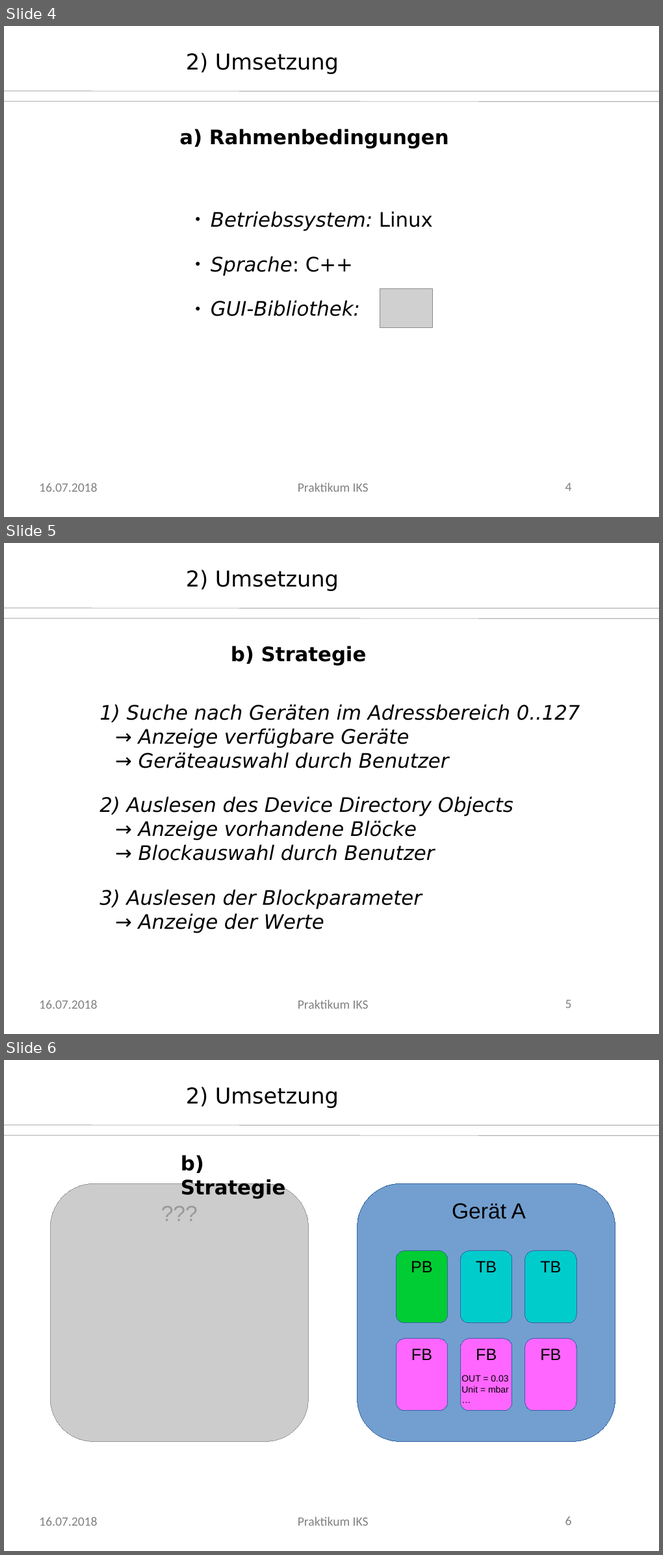
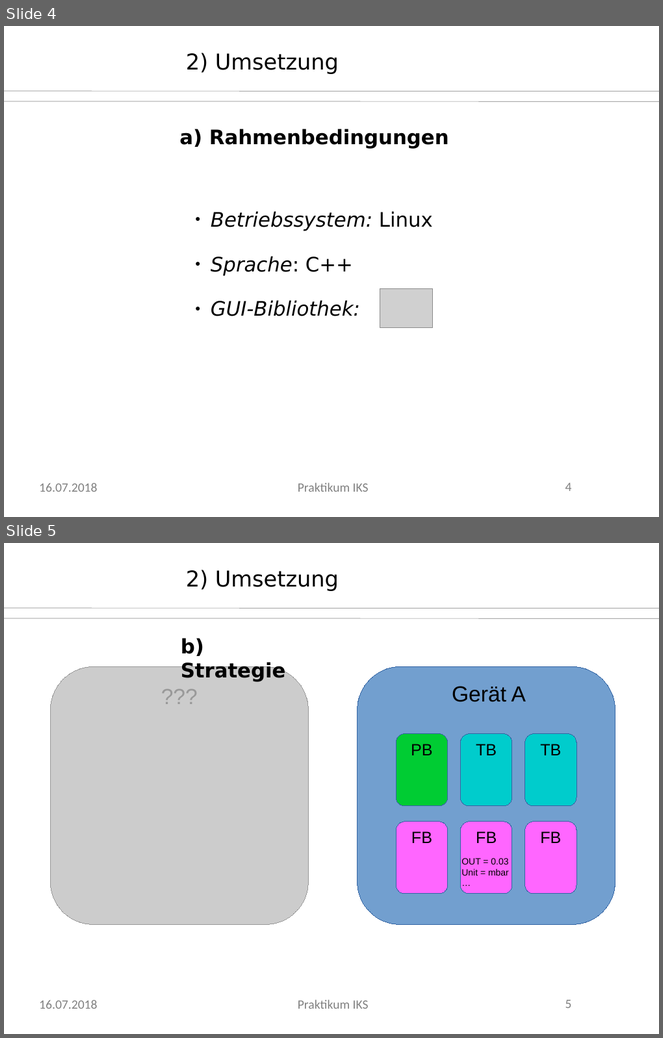
Before and after one commit to axelwogawa/PROFIBus-Profis, a slide deck: presentation/praesi.odp. Shown one above the other, each under a label of ours: slides 4, 5 and 6 before the commit, slides 4 and 5 after it. The pictures are 663x1555 and 663x1038 pixels, drawn with LibreOffice and Linux fonts; fonts in the diff are those of the drawing; grey boxes stand for pictures; background and template pictures are left out. Boxes give left, top, right and bottom in pixels: in the first picture for what was removed or moved away, otherwise in the second. Text is boxed around its words. In the diff, an @@ line names an element or a change of style, - is before the commit and + after.

```diff
--- a/presentation/praesi.odp
+++ b/presentation/praesi.odp
@@ slide 5 removed at bbox=[4, 543, 659, 1034], background #FFFFFF; not listed: 5 template elements that a slide beside it also shows @@
@@ text removed at bbox=[186, 570, 339, 591] @@
-2) Umsetzung
@@ text removed at bbox=[127, 646, 581, 934] @@
-b) Strategie
-1) Suche nach Geräten im Adressbereich 0..127
-   → Anzeige verfügbare Geräte
-   → Geräteauswahl durch Benutzer
-2) Auslesen des Device Directory Objects
-   → Anzeige vorhandene Blöcke
-   → Blockauswahl durch Benutzer
-3) Auslesen der Blockparameter
-   → Anzeige der Werte
@@ what was slide 6 is now slide 5 @@
@@ page number at bbox=[566, 1000, 572, 1008]: text changed @@
-6
+5
```
Also in this commit, not shown: 1 slide changed.
